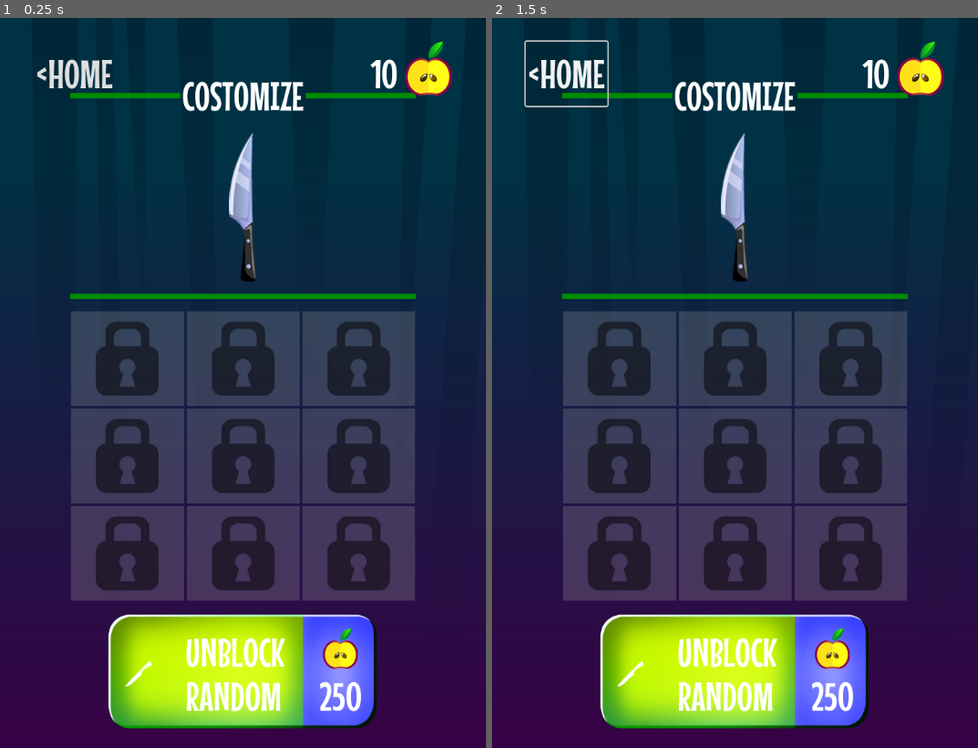
Above: before the commit, frames 1-2 (left to right).
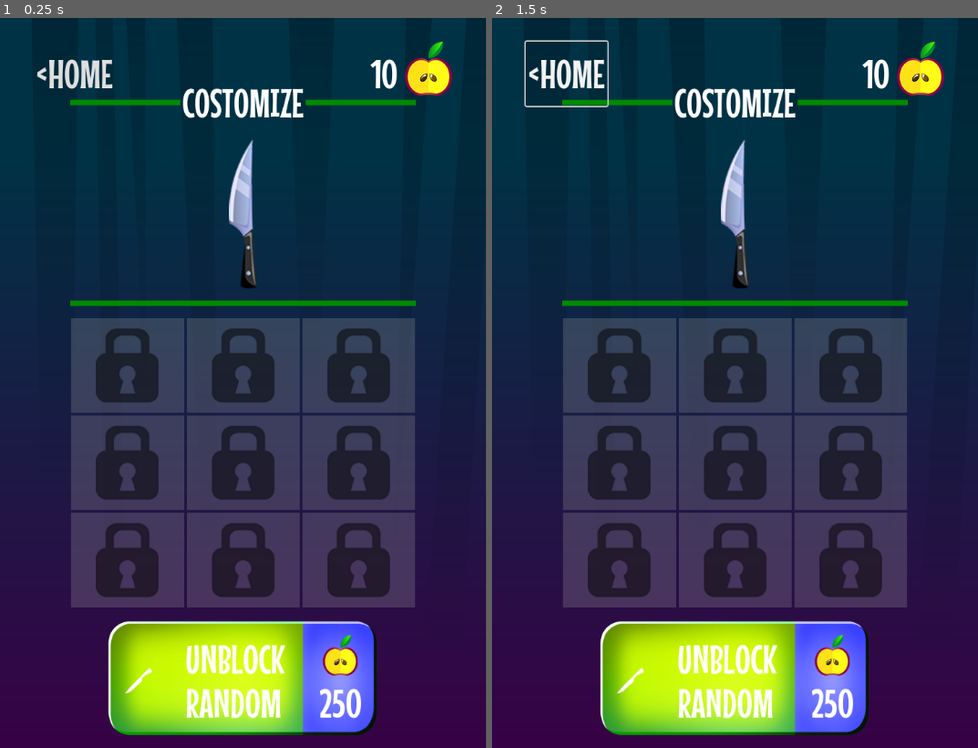
Above: after the commit, the same moments.

Repository: top-it-090304/Spin-Target
Game: Godot game, scene res://scens/knife_shop/knife_shop.tscn
Same seed, same stepped clock (60 frames per second), same inputs: the game is played once before the commit and once after it. This scene is started directly instead of the project's main scene.
Inputs:
- Up to frame 1 (0.25 s): no input
- Up to frame 2 (1.5 s): click "<HOME" at 0.5 s; click "<HOME" at 1.25 s

The runs differ from the first frame. In frame 1, 12% of the frame differs, in the area x 14-86%, y 8-99%; in frame 2, 12%.

Commit message:
Добавил сцену окончания игры

Diff:
--- /dev/null
+++ b/spin-target/elements/ui/restart_overlay/restart_overlay.tscn
@@ -0,0 +1,229 @@
+[gd_scene load_steps=7 format=3 uid="uid://ww75y3so6ud8"]
+
+[ext_resource type="Texture2D" uid="uid://croxd6vnu7m5d" path="res://assets/banner.png" id="1_ffjvh"]
+[ext_resource type="Texture2D" uid="uid://cxc0eg6ywmqi5" path="res://assets/background.png" id="1_obgvw"]
+
+[sub_resource type="StyleBoxTexture" id="StyleBoxTexture_obgvw"]
+content_margin_top = 20.0
+texture = ExtResource("1_ffjvh")
+
+[sub_resource type="Animation" id="Animation_ffjvh"]
+resource_name = "show_overlay"
+length = 0.3
+tracks/0/type = "bezier"
+tracks/0/imported = false
+tracks/0/enabled = true
+tracks/0/path = NodePath("MarginContainer/Control/PanelContainer:position:x")
+tracks/0/interp = 1
+tracks/0/loop_wrap = true
+tracks/0/keys = {
+"handle_modes": PackedInt32Array(0, 0),
+"points": PackedFloat32Array(50, -0.25, 0, 0.25, 0, 50, -0.15, 0, 0.15, 0),
+"times": PackedFloat32Array(0, 0.3)
+}
+tracks/1/type = "bezier"
+tracks/1/imported = false
+tracks/1/enabled = true
+tracks/1/path = NodePath("MarginContainer/Control/PanelContainer:position:y")
+tracks/1/interp = 1
+tracks/1/loop_wrap = true
+tracks/1/keys = {
+"handle_modes": PackedInt32Array(0, 0),
+"points": PackedFloat32Array(-550, -0.25, 0, 0.25, 0, 0, -0.15, 0, 0.15, 0),
+"times": PackedFloat32Array(0, 0.3)
+}
+tracks/2/type = "bezier"
+tracks/2/imported = false
+tracks/2/enabled = true
+tracks/2/path = NodePath("TextureRect:modulate:r")
+tracks/2/interp = 1
+tracks/2/loop_wrap = true
+tracks/2/keys = {
+"handle_modes": PackedInt32Array(0, 0),
+"points": PackedFloat32Array(1, -0.15, 0, 0.15, 0, 0.556863, -0.15, 0, 0.15, 0),
+"times": PackedFloat32Array(0, 0.3)
+}
+tracks/3/type = "bezier"
+tracks/3/imported = false
+tracks/3/enabled = true
+tracks/3/path = NodePath("TextureRect:modulate:g")
+tracks/3/interp = 1
+tracks/3/loop_wrap = true
+tracks/3/keys = {
+"handle_modes": PackedInt32Array(0, 0),
+"points": PackedFloat32Array(1, -0.15, 0, 0.15, 0, 0.556863, -0.15, 0, 0.15, 0),
+"times": PackedFloat32Array(0, 0.3)
+}
+tracks/4/type = "bezier"
+tracks/4/imported = false
+tracks/4/enabled = true
+tracks/4/path = NodePath("TextureRect:modulate:b")
+tracks/4/interp = 1
+tracks/4/loop_wrap = true
+tracks/4/keys = {
+"handle_modes": PackedInt32Array(0, 0),
+"points": PackedFloat32Array(1, -0.15, 0, 0.15, 0, 0.556863, -0.15, 0, 0.15, 0),
+"times": PackedFloat32Array(0, 0.3)
+}
+tracks/5/type = "bezier"
+tracks/5/imported = false
+tracks/5/enabled = true
+tracks/5/path = NodePath("TextureRect:modulate:a")
+tracks/5/interp = 1
+tracks/5/loop_wrap = true
+tracks/5/keys = {
+"handle_modes": PackedInt32Array(0, 0),
+"points": PackedFloat32Array(1, -0.15, 0, 0.15, 0, 1, -0.15, 0, 0.15, 0),
+"times": PackedFloat32Array(0, 0.3)
+}
+
+[sub_resource type="Animation" id="Animation_obgvw"]
+length = 0.001
+tracks/0/type = "bezier"
+tracks/0/imported = false
+tracks/0/enabled = true
+tracks/0/path = NodePath("MarginContainer/Control/PanelContainer:position:x")
+tracks/0/interp = 1
+tracks/0/loop_wrap = true
+tracks/0/keys = {
+"handle_modes": PackedInt32Array(0),
+"points": PackedFloat32Array(50, -0.25, 0, 0.25, 0),
+"times": PackedFloat32Array(0)
+}
+tracks/1/type = "bezier"
+tracks/1/imported = false
+tracks/1/enabled = true
+tracks/1/path = NodePath("MarginContainer/Control/PanelContainer:position:y")
+tracks/1/interp = 1
+tracks/1/loop_wrap = true
+tracks/1/keys = {
+"handle_modes": PackedInt32Array(0),
+"points": PackedFloat32Array(-550, -0.25, 0, 0.25, 0),
+"times": PackedFloat32Array(0)
+}
+tracks/2/type = "bezier"
+tracks/2/imported = false
+tracks/2/enabled = true
+tracks/2/path = NodePath("TextureRect:modulate:r")
+tracks/2/interp = 1
+tracks/2/loop_wrap = true
+tracks/2/keys = {
+"handle_modes": PackedInt32Array(0),
+"points": PackedFloat32Array(0.556863, -0.15, 0, 0.15, 0),
+"times": PackedFloat32Array(0)
+}
+tracks/3/type = "bezier"
+tracks/3/imported = false
+tracks/3/enabled = true
+tracks/3/path = NodePath("TextureRect:modulate:g")
+tracks/3/interp = 1
+tracks/3/loop_wrap = true
+tracks/3/keys = {
+"handle_modes": PackedInt32Array(0),
+"points": PackedFloat32Array(0.556863, -0.15, 0, 0.15, 0),
+"times": PackedFloat32Array(0)
+}
+tracks/4/type = "bezier"
+tracks/4/imported = false
+tracks/4/enabled = true
+tracks/4/path = NodePath("TextureRect:modulate:b")
+tracks/4/interp = 1
+tracks/4/loop_wrap = true
+tracks/4/keys = {
+"handle_modes": PackedInt32Array(0),
+"points": PackedFloat32Array(0.556863, -0.15, 0, 0.15, 0),
+"times": PackedFloat32Array(0)
+}
+tracks/5/type = "bezier"
+tracks/5/imported = false
+tracks/5/enabled = true
+tracks/5/path = NodePath("TextureRect:modulate:a")
+tracks/5/interp = 1
+tracks/5/loop_wrap = true
+tracks/5/keys = {
+"handle_modes": PackedInt32Array(0),
+"points": PackedFloat32Array(1, -0.15, 0, 0.15, 0),
+"times": PackedFloat32Array(0)
+}
+
+[sub_resource type="AnimationLibrary" id="AnimationLibrary_k0bwk"]
+_data = {
+&"RESET": SubResource("Animation_obgvw"),
+&"show_overlay": SubResource("Animation_ffjvh")
+}
+
+[node name="RestartOverlay" type="CanvasLayer"]
+layer = 4
+
+[node name="TextureRect" type="TextureRect" parent="."]
+modulate = Color(0.556863, 0.556863, 0.556863, 1)
+anchors_preset = 15
+anchor_right = 1.0
+anchor_bottom = 1.0
+grow_horizontal = 2
+grow_vertical = 2
+texture = ExtResource("1_obgvw")
+
+[node name="MarginContainer" type="MarginContainer" parent="."]
+anchors_preset = 15
+anchor_right = 1.0
+anchor_bottom = 1.0
+grow_horizontal = 2
+grow_vertical = 2
+theme_override_constants/margin_left = 35
+theme_override_constants/margin_top = 150
+theme_override_constants/margin_right = 35
+theme_override_constants/margin_bottom = 50
+
+[node name="Control" type="Control" parent="MarginContainer"]
+layout_mode = 2
+
+[node name="PanelContainer" type="PanelContainer" parent="MarginContainer/Control"]
+custom_minimum_size = Vector2(550, 316)
+layout_mode = 1
+anchors_preset = 5
+anchor_left = 0.5
+anchor_right = 0.5
+offset_left = -275.0
+offset_top = -550.0
+offset_right = 275.0
+offset_bottom = -234.0
+grow_horizontal = 2
+theme_override_styles/panel = SubResource("StyleBoxTexture_obgvw")
+
+[node name="VBoxContainer" type="VBoxContainer" parent="MarginContainer/Control/PanelContainer"]
+layout_mode = 2
+
+[node name="Label" type="Label" parent="MarginContainer/Control/PanelContainer/VBoxContainer"]
+layout_mode = 2
+theme_override_font_sizes/font_size = 100
+text = "15"
+horizontal_alignment = 1
+vertical_alignment = 1
+
+[node name="Label2" type="Label" parent="MarginContainer/Control/PanelContainer/VBoxContainer"]
+layout_mode = 2
+text = "STAGE"
+horizontal_alignment = 1
+vertical_alignment = 1
+
+[node name="Button" type="Button" parent="MarginContainer/Control"]
+layout_mode = 1
+anchors_preset = 7
+anchor_left = 0.5
+anchor_top = 1.0
+anchor_right = 0.5
+anchor_bottom = 1.0
+offset_left = -69.5
+offset_top = -78.0
+offset_right = 69.5
+grow_horizontal = 2
+grow_vertical = 0
+text = "RESTART"
+flat = true
+
+[node name="AnimationPlayer" type="AnimationPlayer" parent="."]
+libraries = {
+&"": SubResource("AnimationLibrary_k0bwk")
+}
+autoplay = "show_overlay"
--- a/spin-target/scens/knife_shop/knife_shop.tscn
+++ b/spin-target/scens/knife_shop/knife_shop.tscn
@@ -26,7 +26,7 @@
 theme_override_constants/margin_left = 105
 theme_override_constants/margin_top = 150
 theme_override_constants/margin_right = 105
-theme_override_constants/margin_bottom = 100
+theme_override_constants/margin_bottom = 80
 
 [node name="VBoxContainer" type="VBoxContainer" parent="MarginContainer"]
 layout_mode = 2
